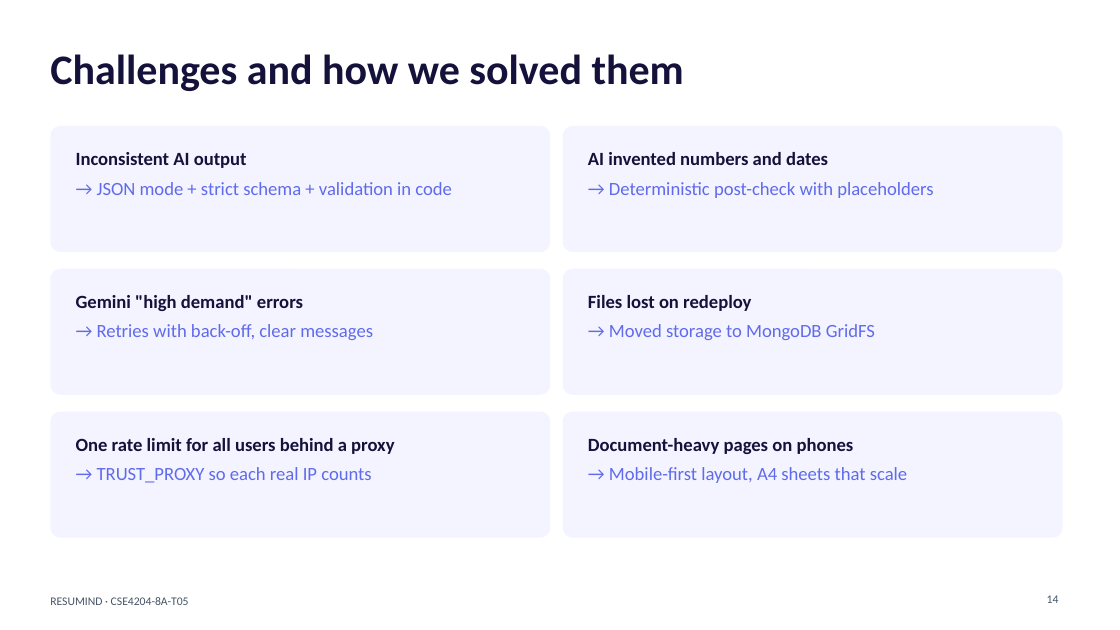
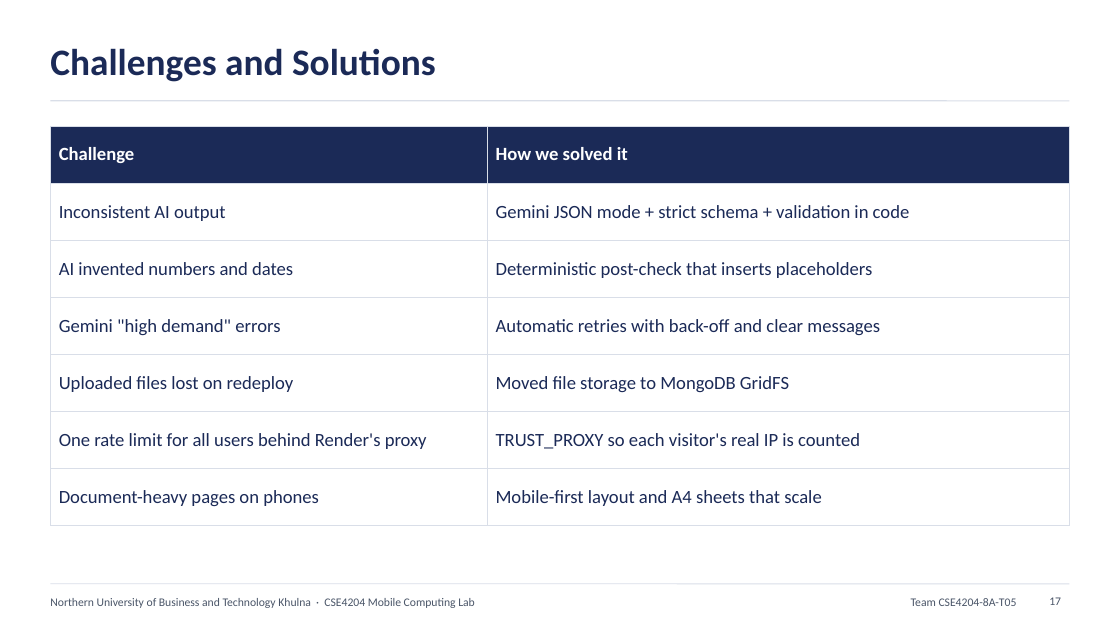
Before and after one commit to mahamud894/AI_Resume_Analyzer, a slide deck: slide 17 of documentation/Week 13 Assignment — Presentation/CSE4204-8A-T05 Presentation.pptx (slide 14 before the commit). Drawn at 1120x630 pixels with LibreOffice and Linux fonts; fonts in the diff are those of the drawing. Boxes give left, top, right and bottom in pixels: in the first picture for what was removed or moved away, otherwise in the second. Text is boxed around its words. In the diff, an @@ line names an element or a change of style, - is before the commit and + after.

Commit message:
docs: presentation in standard university style

```diff
--- a/documentation/Week 13 Assignment — Presentation/CSE4204-8A-T05 Presentation.pptx
+++ b/documentation/Week 13 Assignment — Presentation/CSE4204-8A-T05 Presentation.pptx
@@ title at (x1=50, y1=48, x2=436, y2=82): text changed; size 36 to 32 pt; text colour #14123A to #1B2A57 @@
-Challenges and how we solved them
+Challenges and Solutions
@@ line added from (50, 101) to (1070, 101), #D9DEE8 1 pt @@
@@ rounded rectangle removed at (x1=50, y1=126, x2=550, y2=252) @@
@@ table added at (x1=50, y1=126, x2=1070, y2=510), 7 rows, 2 columns @@
+Challenge | How we solved it
+Inconsistent AI output | Gemini JSON mode + strict schema + validation in code
+AI invented numbers and dates | Deterministic post-check that inserts placeholders
+Gemini "high demand" errors | Automatic retries with back-off and clear messages
+Uploaded files lost on redeploy | Moved file storage to MongoDB GridFS
+One rate limit for all users behind Render's proxy | TRUST_PROXY so each visitor's real IP is counted
+Document-heavy pages on phones | Mobile-first layout and A4 sheets that scale
@@ rounded rectangle removed at (x1=563, y1=126, x2=1063, y2=252) @@
@@ text removed at (x1=76, y1=152, x2=452, y2=195) @@
-Inconsistent AI output
-→ JSON mode + strict schema + validation in code
@@ text removed at (x1=588, y1=152, x2=933, y2=198) @@
-AI invented numbers and dates
-→ Deterministic post-check with placeholders
@@ rounded rectangle removed at (x1=50, y1=269, x2=550, y2=395) @@
@@ rounded rectangle removed at (x1=563, y1=269, x2=1063, y2=395) @@
@@ text removed at (x1=76, y1=295, x2=373, y2=340) @@
-Gemini "high demand" errors
-→ Retries with back-off, clear messages
@@ text removed at (x1=588, y1=295, x2=875, y2=340) @@
-Files lost on redeploy
-→ Moved storage to MongoDB GridFS
@@ rounded rectangle removed at (x1=50, y1=412, x2=550, y2=538) @@
@@ rounded rectangle removed at (x1=563, y1=412, x2=1063, y2=538) @@
@@ text removed at (x1=76, y1=438, x2=394, y2=483) @@
-One rate limit for all users behind a proxy
-→ TRUST_PROXY so each real IP counts
@@ text removed at (x1=588, y1=438, x2=907, y2=483) @@
-Document-heavy pages on phones
-→ Mobile-first layout, A4 sheets that scale
@@ line added from (50, 584) to (1070, 584), #D9DEE8 0.75 pt @@
@@ text added at (x1=50, y1=598, x2=475, y2=608), 10 pt, text #4A5568 @@
+Northern University of Business and Technology Khulna · CSE4204 Mobile Computing Lab
@@ text at (x1=911, y1=598, x2=1017, y2=606): text changed; text colour #475467 to #4A5568 @@
-RESUMIND · CSE4204-8A-T05
+Team CSE4204-8A-T05
@@ page number removed at (x1=1047, y1=595, x2=1059, y2=603) @@
-14
@@ page number added at (x1=1049, y1=597, x2=1061, y2=605), 10 pt, text #4A5568 @@
+17
```
Also in this commit, not shown: 13 other slides changed, 6 slides added, 2 slides removed, 1 other file.
